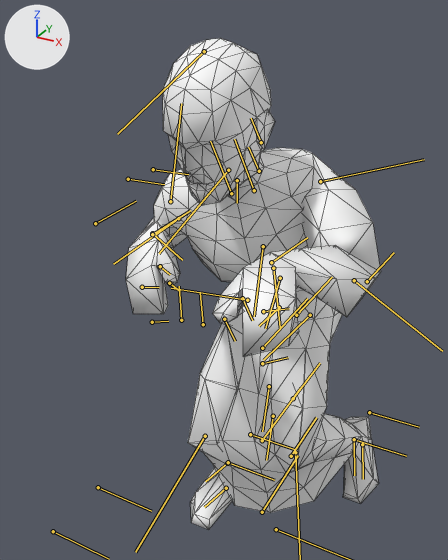
Two versions of the FBX model Contents/mods/The Last of Us Infected/media/anims_X/Zombie/clickerWalk2.fbx, one commit apart.
Camera for both pictures: a 50 mm camera at (35.7, -86.3, 88.0) aimed at (-6.3, -10.0, 49.8). Every picture has the same lights, and +X, +Y and +Z are marked at upper left. Both versions are drawn at frame 59 of the action 'clickerWalk2'; the numbers are the values there. The bones that bend it are drawn over the model as lines. Mesh edges are drawn as thin lines.

In view in the first picture: 'Body'.
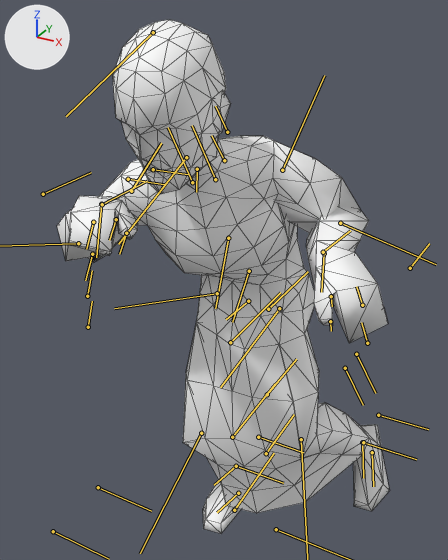
Location of each change, [x1, y1, x2, y2] in pixels of the pictures (448 x 560 px):
'Body', posed (30% wider)
    before: [126, 38, 381, 529]
    after: [57, 20, 390, 534]
bone 'Bip01_Pelvis', root to tip
    before: (279, 307) to (259, 326)
    after: (248, 301) to (226, 319)
bone 'Bip01_L_Thigh', root to tip
    before: (310, 315) to (263, 360)
    after: (279, 308) to (220, 387)
bone 'Bip01_Head', root to tip
    before: (228, 170) to (159, 253)
    after: (186, 157) to (118, 244)
bone 'Bip01_L_UpperArm', root to tip
    before: (320, 181) to (424, 159)
    after: (282, 170) to (324, 75)
bone 'Bip01_L_Forearm', root to tip
    before: (354, 280) to (442, 351)
    after: (340, 223) to (436, 264)
bone 'Bip01_R_UpperArm', root to tip
    before: (170, 201) to (181, 103)
    after: (131, 191) to (161, 143)
bone 'Bip01_R_Thigh', root to tip
    before: (247, 300) to (171, 288)
    after: (217, 293) to (114, 308)
bone 'Bip01_R_Calf', root to tip
    before: (205, 436) to (135, 552)
    after: (201, 433) to (140, 553)

Edits to the bpy script that builds the scene:
```text
Change bone_bip01_pelvis:
    where bone_bip01_pelvis = bpy.data.objects['Dummy01'].pose.bones['Bip01_Pelvis']  # child of 'Bip01'
    bone_bip01_pelvis.location: (-0.3, 4.3, 0.1) -> (1.6, 8.0, -3.6)
Change bone_bip01_l_thigh:
    where bone_bip01_l_thigh = bpy.data.objects['Dummy01'].pose.bones['Bip01_L_Thigh']  # child of 'Bip01_Spine'
    bone_bip01_l_thigh.rotation_quaternion: (0.847, -0.149, -0.01, 0.511) -> (0.891, -0.186, 0.064, 0.41)  # degrees (-15, 8, 61) -> degrees (-17, 15, 47)
Change bone_bip01_l_calf:
    where bone_bip01_l_calf = bpy.data.objects['Dummy01'].pose.bones['Bip01_L_Calf']  # child of 'Bip01_L_Thigh'
    bone_bip01_l_calf.rotation_quaternion: (0.803, 0.0, 0.212, -0.557) -> (0.897, 0.005, 0.164, -0.411)  # degrees (-15, 20, -72) -> degrees (-8, 17, -50)
Change bone_bip01_head:
    where bone_bip01_head = bpy.data.objects['Dummy01'].pose.bones['Bip01_Head']  # child of 'Bip01_Neck'
    bone_bip01_head.rotation_quaternion: (0.973, -0.185, -0.04, -0.13) -> (0.98, -0.146, -0.04, -0.131)  # degrees (-21, -7, -14) -> degrees (-16, -7, -14)
Change bone_bip01_l_upperarm:
    where bone_bip01_l_upperarm = bpy.data.objects['Dummy01'].pose.bones['Bip01_L_UpperArm']  # child of 'Bip01_L_Clavicle'
    bone_bip01_l_upperarm.rotation_quaternion: (0.767, -0.058, 0.089, -0.632) -> (0.839, 0.158, 0.487, -0.187)  # degrees (-12, 4, -79) -> degrees (10, 61, -19)
Change bone_bip01_l_forearm:
    where bone_bip01_l_forearm = bpy.data.objects['Dummy01'].pose.bones['Bip01_L_Forearm']  # child of 'Bip01_L_UpperArm'
    bone_bip01_l_forearm.rotation_quaternion: (0.751, 0.001, -0.435, -0.497) -> (0.5, 0.029, -0.544, -0.673)  # degrees (35, -41, -80) -> degrees (62, -30, -125)
Change bone_bip01_r_upperarm:
    where bone_bip01_r_upperarm = bpy.data.objects['Dummy01'].pose.bones['Bip01_R_UpperArm']  # child of 'Bip01_R_Clavicle'
    bone_bip01_r_upperarm.rotation_quaternion: (0.847, -0.099, -0.508, 0.12) -> (0.944, 0.21, -0.227, -0.113)  # degrees (-32, -57, 34) -> degrees (29, -22, -20)
Change bone_bip01_r_thigh:
    where bone_bip01_r_thigh = bpy.data.objects['Dummy01'].pose.bones['Bip01_R_Thigh']  # child of 'Bip01_Spine'
    bone_bip01_r_thigh.rotation_quaternion: (0.769, 0.198, -0.055, 0.606) -> (0.815, 0.194, 0.027, 0.545)  # degrees (15, -19, 74) -> degrees (21, -10, 66)
Change bone_bip01_r_calf:
    where bone_bip01_r_calf = bpy.data.objects['Dummy01'].pose.bones['Bip01_R_Calf']  # child of 'Bip01_R_Thigh'
    bone_bip01_r_calf.rotation_quaternion: (0.867, 0.003, -0.07, -0.492) -> (0.908, 0.001, -0.062, -0.414)  # degrees (4, -7, -59) -> degrees (3, -6, -49)
```
